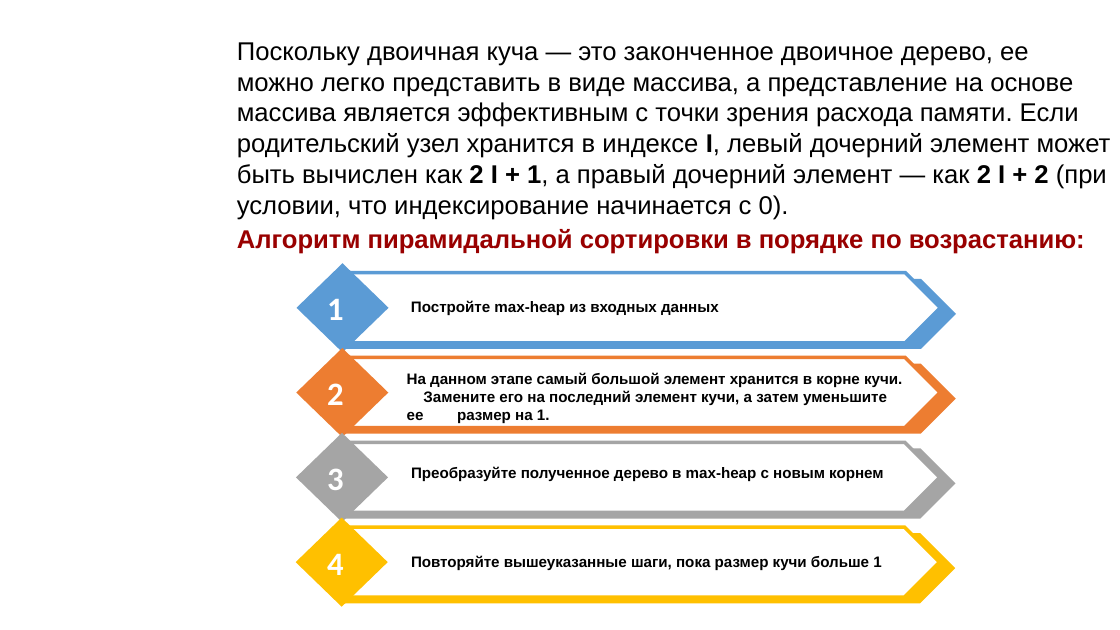
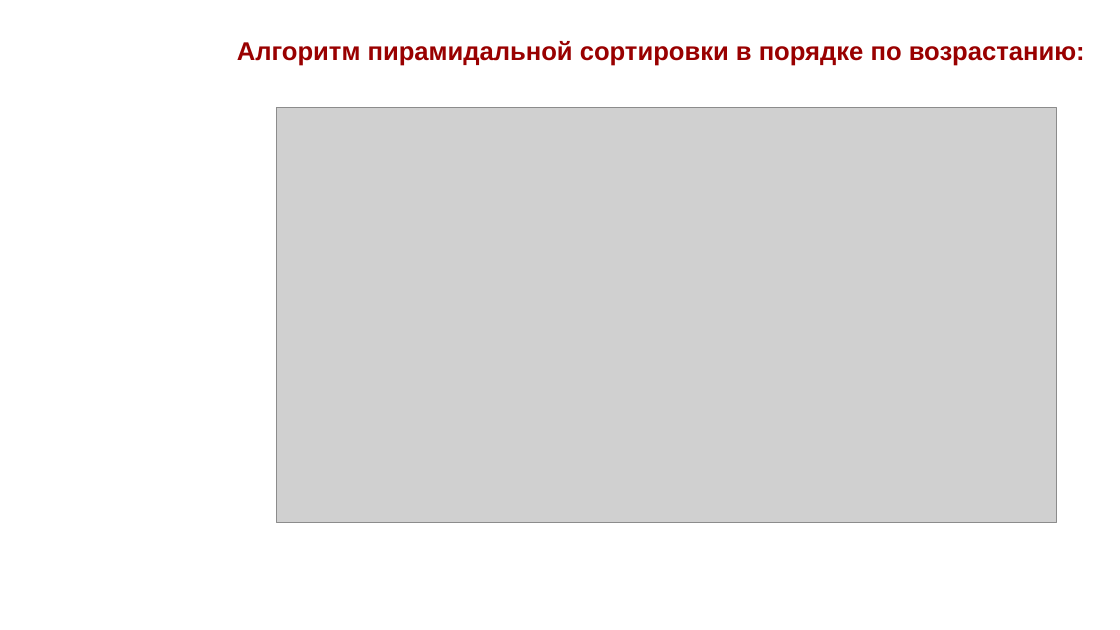
Before and after one commit to sofya-balashova/heapsort, a slide deck: slide 4 of Heapsort.pptx (slide 3 before the commit). Drawn at 1120x630 pixels with LibreOffice and Linux fonts; fonts in the diff are those of the drawing; grey boxes stand for pictures; background and template pictures are left out. Boxes give left, top, right and bottom in pixels: in the first picture for what was removed or moved away, otherwise in the second. Text is boxed around its words. In the diff, an @@ line names an element or a change of style, - is before the commit and + after.

```diff
--- a/Heapsort.pptx
+++ b/Heapsort.pptx
@@ text at (x1=237, y1=42, x2=1111, y2=220): paragraph removed @@
-Поскольку двоичная куча — это законченное двоичное дерево, ее можно легко представить в виде массива, а представление на основе массива является эффективным с точки зрения расхода памяти. Если родительский узел хранится в индексе I, левый дочерний элемент может быть вычислен как 2 I + 1, а правый дочерний элемент — как 2 I + 2 (при условии, что индексирование начинается с 0).
@@ picture added at (x1=276, y1=108, x2=1057, y2=523) @@
@@ diamond removed at (x1=297, y1=263, x2=389, y2=352) @@
@@ text removed at (x1=327, y1=299, x2=344, y2=320) @@
-1
@@ pentagon arrow removed at (x1=345, y1=279, x2=956, y2=350) @@
@@ pentagon arrow removed at (x1=345, y1=273, x2=941, y2=344) @@
@@ text removed at (x1=411, y1=300, x2=719, y2=315) @@
-Постройте max-heap из входных данных
@@ diamond removed at (x1=297, y1=348, x2=389, y2=437) @@
@@ pentagon arrow removed at (x1=345, y1=358, x2=941, y2=429) @@
@@ text removed at (x1=327, y1=383, x2=344, y2=405) @@
-2
@@ pentagon arrow removed at (x1=345, y1=364, x2=956, y2=434) @@
@@ text removed at (x1=407, y1=372, x2=902, y2=423) @@
-На данном этапе самый большой элемент хранится в корне кучи. Замените его на последний элемент кучи, а затем уменьшите ее размер на 1.
@@ diamond removed at (x1=296, y1=433, x2=388, y2=522) @@
@@ pentagon arrow removed at (x1=344, y1=449, x2=955, y2=519) @@
@@ pentagon arrow removed at (x1=344, y1=443, x2=940, y2=513) @@
@@ text removed at (x1=327, y1=469, x2=344, y2=490) @@
-3
@@ text removed at (x1=411, y1=466, x2=883, y2=481) @@
-Преобразуйте полученное дерево в max-heap с новым корнем
@@ diamond removed at (x1=296, y1=518, x2=388, y2=607) @@
@@ pentagon arrow removed at (x1=344, y1=534, x2=955, y2=604) @@
@@ pentagon arrow removed at (x1=344, y1=527, x2=940, y2=597) @@
@@ text removed at (x1=327, y1=553, x2=344, y2=575) @@
-4
@@ text removed at (x1=411, y1=555, x2=881, y2=570) @@
-Повторяйте вышеуказанные шаги, пока размер кучи больше 1
```
Also in this commit, not shown: 7 other slides changed, 1 slide added.
